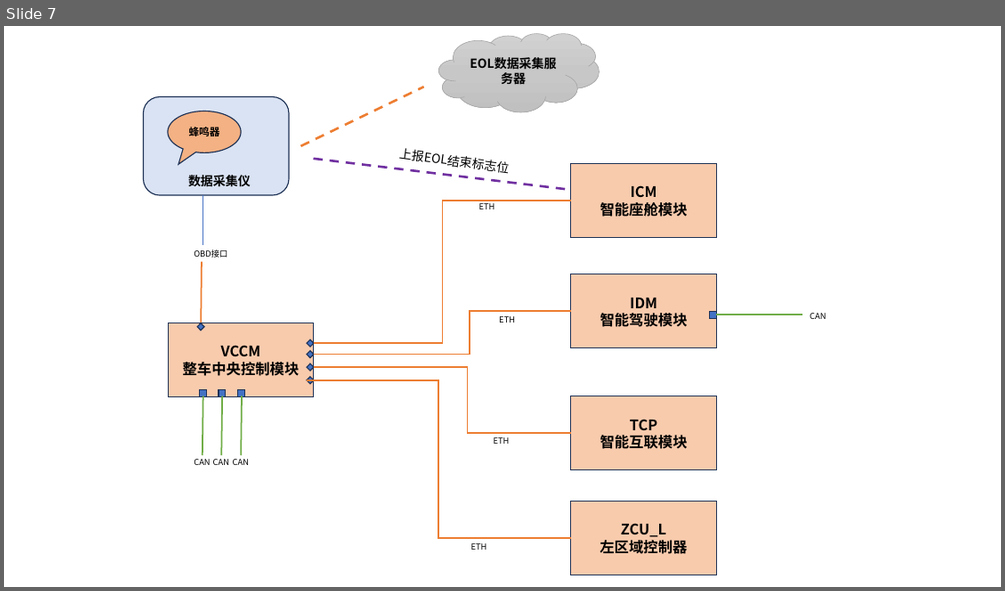
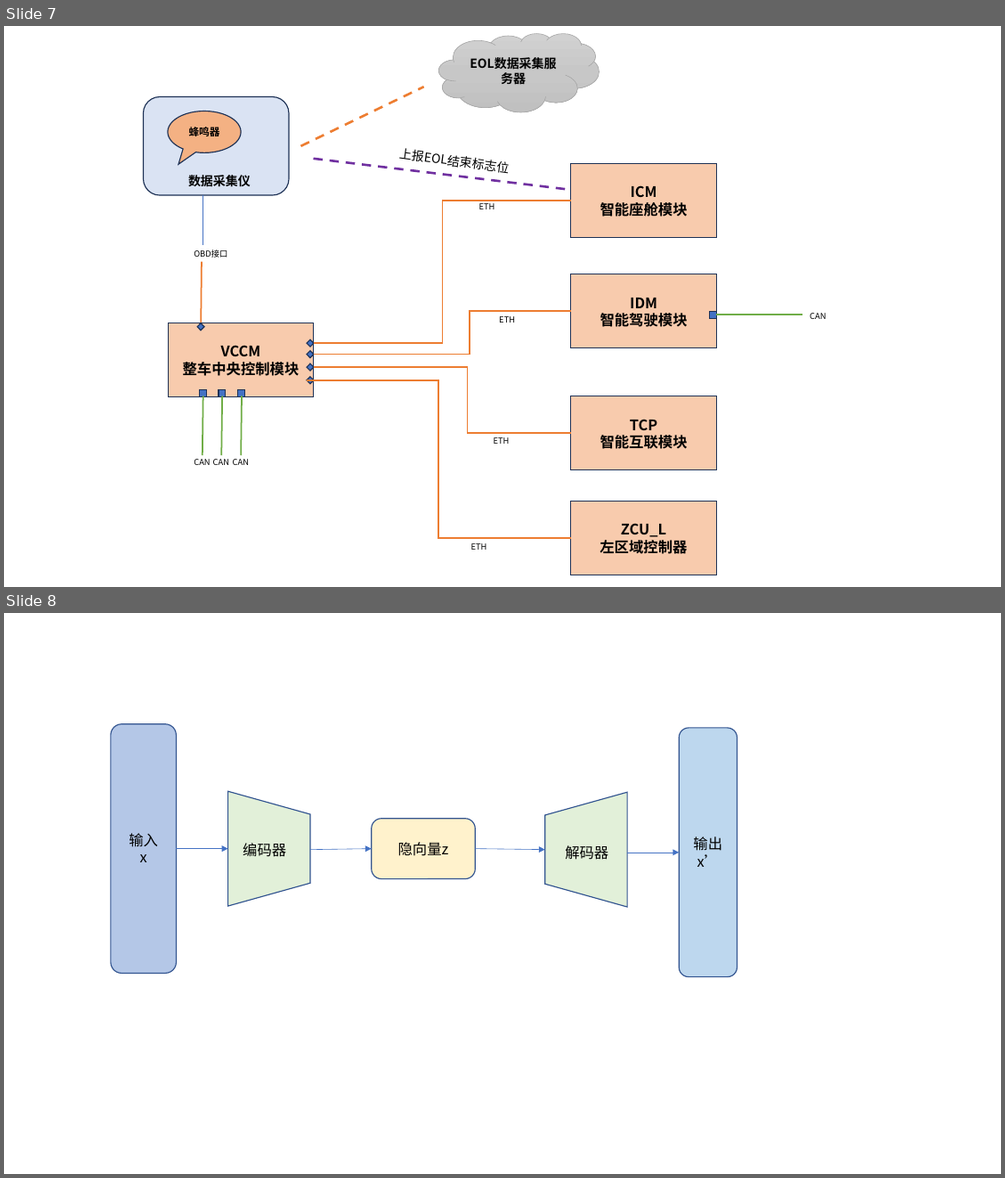
Before and after one commit to jay-eb/TransformerFFT, a slide deck: project/模型.pptx. Shown one above the other, each under a label of ours: slide 7 before the commit, slides 7 and 8 after it. The pictures are 1005x591 and 1005x1178 pixels, drawn with LibreOffice and Linux fonts; fonts in the diff are those of the drawing. Boxes give left, top, right and bottom in pixels: in the first picture for what was removed or moved away, otherwise in the second. Text is boxed around its words. In the diff, an @@ line names an element or a change of style, - is before the commit and + after.

```diff
--- a/project/模型.pptx
+++ b/project/模型.pptx
@@ slide 8 added at (4,613,1001,1174), background #FFFFFF @@
@@ rounded rectangle added at (111,724,177,973), fill #B4C7E7, outline #325491 1 pt, 14 pt, text #000000 @@
+输入
+x
@@ rounded rectangle added at (680,728,737,977), fill #BDD7EE, outline #325491 1 pt, 14 pt, text #000000 @@
+输出
+x’
@@ flow chart manual operation added at (228,791,310,906), fill #E2F0D9, outline #325491 1 pt @@
@@ flow chart manual operation added at (545,792,627,907), fill #E2F0D9, outline #325491 1 pt @@
@@ rounded rectangle added at (372,819,475,879), fill #FFF2CC, outline #325491 1 pt, 14 pt, text #000000 @@
+隐向量z
@@ arrow added from (176, 849) to (228, 849), #4472C4 0.5 pt @@
@@ text added at (243,843,286,857), 14 pt, text #000000 @@
+编码器
@@ arrow added from (310, 850) to (372, 849), #4472C4 0.5 pt @@
@@ arrow added from (475, 849) to (545, 850), #4472C4 0.5 pt @@
@@ text added at (565,845,608,860), 14 pt, text #000000 @@
+解码器
@@ arrow added from (627, 852) to (680, 852), #4472C4 0.5 pt @@
```
Also in this commit, not shown: 1 slide changed, 1 other file.
